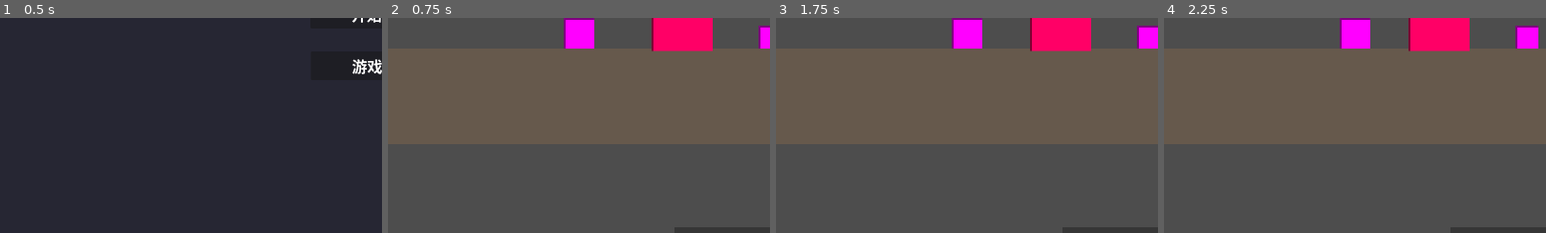
Above: before the commit, frames 1-4 (left to right).
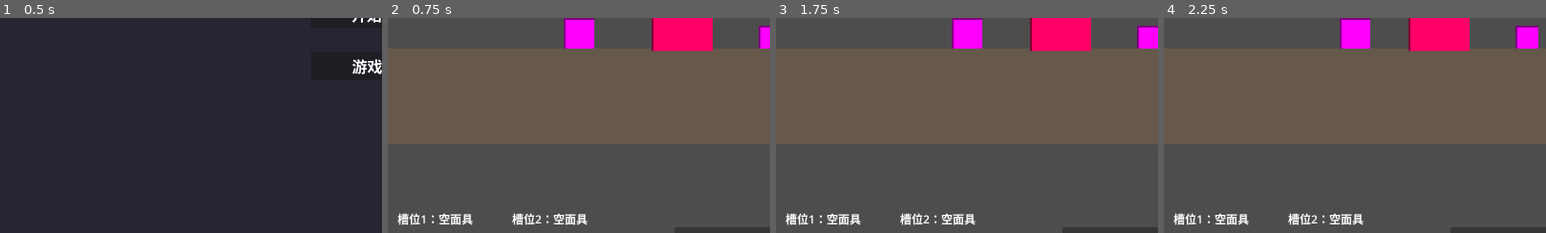
Above: after the commit, the same moments.

Repository: Lnx-Tao/GGJ2026
Game: Godot game, scene res://Scene/MainMenu.tscn
The game is run twice, just before and just after one commit, with the same random seed, the same clock (stepped at 60 frames per second) and the same inputs.
Inputs (mouse positions are % of the whole screen's width and height, from its top left):
- Up to frame 1 (0.5 s): no input
- Up to frame 2 (0.75 s): click "开始游戏" at 0.5 s
- Up to frame 3 (1.75 s): tap Enter at 1.25 s; move the mouse to (72, 45) at 1.27 s; tap 4 at 1.35 s; click (72, 45) at 1.42 s; tap Space (ui_select) at 1.52 s; tap 1 at 1.55 s
- Up to frame 4 (2.25 s): tap Space (ui_select) at 2 s; move the mouse to (30, 55) at 2.02 s; tap 1 at 2.1 s; click (30, 55) at 2.17 s
The pictures show only the part of the screen within x 0-50%, y 46-96%; the shares and areas given below are measured in that part.

Frame 1 is identical in both runs. In frame 2, 1.2% of the frame differs, in the area x 2-53%, y 90-97%; in frame 3, 1.2%; in frame 4, 1.2%.

Commit message:
鼠标使用面具，面具ui

Diff:
--- a/ggj-2026/Scene/GameWorld.tscn
+++ b/ggj-2026/Scene/GameWorld.tscn
@@ -66,6 +66,47 @@
 horizontal_alignment = 1
 vertical_alignment = 1
 
+[node name="MaskSlotUI" type="CanvasLayer" parent="."]
+
+[node name="SlotContainer" type="Control" parent="MaskSlotUI"]
+layout_mode = 3
+anchors_preset = 2
+anchor_top = 1.0
+anchor_bottom = 1.0
+offset_left = 20.0
+offset_top = -80.0
+offset_right = 500.0
+offset_bottom = -20.0
+grow_vertical = 0
+
+[node name="Slot1Label" type="Label" parent="MaskSlotUI"]
+layout_mode = 0
+offset_left = 20.0
+offset_top = 820.0
+offset_right = 240.0
+offset_bottom = 860.0
+theme_override_font_sizes/font_size = 24
+text = "槽位1：空面具"
+
+[node name="Slot2Label" type="Label" parent="MaskSlotUI"]
+layout_mode = 0
+offset_left = 260.0
+offset_top = 820.0
+offset_right = 480.0
+offset_bottom = 860.0
+theme_override_font_sizes/font_size = 24
+text = "槽位2：空面具"
+
+[node name="PrincessLabel" type="Label" parent="MaskSlotUI"]
+visible = false
+layout_mode = 0
+offset_left = 20.0
+offset_top = 865.0
+offset_right = 200.0
+offset_bottom = 895.0
+theme_override_font_sizes/font_size = 22
+text = "公主面具"
+
 [node name="Supervisor" parent="." instance=ExtResource("7_supervisor")]
 position = Vector2(2407, 427)
 
--- a/ggj-2026/Script/game_world.gd
+++ b/ggj-2026/Script/game_world.gd
@@ -2,13 +2,25 @@
 
 ## 人物在画面中的 X 位置（距左像素，400 = 中间偏左）
 const CHARACTER_SCREEN_X := 400
-## 睁眼 3 秒内若不在灯光区，怀疑值总共增加 30 格（均匀增加，3 秒内完成）
-const SUSPICION_ADD_TOTAL: float = 0.1
-const SUSPICION_EYE_DURATION: float = 3.0
-## 每秒增加量 = 30格 / 3秒（速度均匀）
-const SUSPICION_RATE_PER_SECOND: float = SUSPICION_ADD_TOTAL / SUSPICION_EYE_DURATION
+
+## 以下怀疑值参数可在检查器中直接编辑（选中 GameWorld 节点）
+@export_group("怀疑值 - 睁眼时")
+## 睁眼时长（秒），与监管者设置一致
+@export var suspicion_eye_duration: float = 3.0
+## 睁眼时「不在灯光区」：3 秒内总共增加的怀疑值（0.3 = 30%）
+@export_range(0.0, 1.0, 0.01) var suspicion_add_outside_light: float = 0.3
+## 睁眼时「在灯光下」：3 秒内涨满，此处为“满”的目标值（一般保持 1.0）
+@export_range(0.0, 1.0, 0.01) var suspicion_light_full: float = 1.0
+
+@export_group("怀疑值 - 其它")
+## 每次刺杀成功增加的怀疑值（0.25 = 25%）
+@export_range(0.0, 1.0, 0.01) var suspicion_add_assassination: float = 0.25
+## 舞者面具节奏判定失败增加的怀疑值（0.3 = 30%）
+@export_range(0.0, 1.0, 0.01) var suspicion_add_dancer_fail: float = 0.3
+
+@export_group("怀疑值 - 进度条")
 ## 进度条显示值追赶真实怀疑值的速度（越大动画越快）
-const SUSPICION_BAR_LERP_SPEED: float = 6.0
+@export var suspicion_bar_lerp_speed: float = 6.0
 
 @onready var camera: Camera2D = $Camera2D
 @onready var character: CharacterBody2D = $Character
@@ -16,6 +28,9 @@
 @onready var suspicion_bar_bg: ColorRect = $SuspicionUI/BarContainer/BarBackground
 @onready var suspicion_bar_fill: ColorRect = $SuspicionUI/BarContainer/BarFill
 @onready var game_over_label: Label = $SuspicionUI/GameOverLabel
+@onready var mask_slot_label_1: Label = $MaskSlotUI/Slot1Label
+@onready var mask_slot_label_2: Label = $MaskSlotUI/Slot2Label
+@onready var princess_label: Label = $MaskSlotUI/PrincessLabel
 
 var dancer_mask: Node = null
 var suspicion: float = 0.0
@@ -25,10 +40,9 @@
 var mask_active: String = ""
 ## 当前面具是否在警告时戴上（仅此时才具有规避监管效果）
 var mask_effective: bool = false
-## 主动面具数量（守卫+管家+舞者，总和最多 2）
-var guard_count: int = 0
-var butler_count: int = 0
-var dancer_count: int = 0
+## 主动面具槽位（"" | "guard" | "butler" | "dancer"），最多 2 个
+var slot_1: String = ""
+var slot_2: String = ""
 ## 公主面具数量（最多 1）
 var princess_count: int = 0
 ## 公主面具被动：可自动抵挡一次监管，剩余次数（= princess_count，逻辑上用 princess_charge 表示“可用次数”）
@@ -43,6 +57,7 @@
 func _ready() -> void:
 	game_over_label.visible = false
 	_update_suspicion_bar(0.0)
+	_update_mask_slot_ui()
 	var DancerMaskScript = load("res://Script/dancer_mask.gd") as GDScript
 	dancer_mask = DancerMaskScript.new()
 	add_child(dancer_mask)
@@ -51,40 +66,59 @@
 func _input(event: InputEvent) -> void:
 	if game_over:
 		return
+	# 监管者睁眼时不可使用面具；其它时候均可使用；已戴面具时不再响应
+	if supervisor.is_eye_open or mask_active != "":
+		return
+	# 鼠标左键 = 使用槽位1，鼠标右键 = 使用槽位2
+	if event is InputEventMouseButton:
+		var mb := event as InputEventMouseButton
+		if not mb.pressed:
+			return
+		if mb.button_index == MOUSE_BUTTON_LEFT:
+			_try_use_slot(1)
+			return
+		if mb.button_index == MOUSE_BUTTON_RIGHT:
+			_try_use_slot(2)
+			return
 	if not event is InputEventKey:
 		return
 	var key_event := event as InputEventKey
 	if not key_event.pressed or key_event.echo:
 		return
-	# 监管者睁眼时不可使用面具；其它时候均可使用；已戴面具时不再响应
-	if supervisor.is_eye_open or mask_active != "":
-		return
+	# 按键 1 = 槽位1，按键 2 = 槽位2
 	match key_event.keycode:
 		KEY_1, KEY_KP_1:
-			if guard_count <= 0:
-				print("没有守卫面具")
-				return
-			guard_count -= 1
-			mask_active = "guard"
-			mask_effective = supervisor.is_warning
-			character.movement_locked = true
-			print("戴上守卫面具（剩余 %d）%s" % [guard_count, "（警告时使用，生效）" if mask_effective else "（非警告时使用，本轮回避无效）"])
+			_try_use_slot(1)
 		KEY_2, KEY_KP_2:
-			if butler_count <= 0:
-				print("没有管家面具")
-				return
-			butler_count -= 1
-			mask_active = "butler"
-			mask_effective = supervisor.is_warning
-			print("戴上管家面具（剩余 %d）%s" % [butler_count, "（警告时使用，生效）" if mask_effective else "（非警告时使用，本轮回避无效）"])
-		KEY_4, KEY_KP_4:
-			if dancer_count <= 0:
-				print("没有舞者面具")
-				return
-			dancer_count -= 1
-			mask_active = "dancer"
-			mask_effective = supervisor.is_warning
-			print("戴上舞者面具（剩余 %d）%s" % [dancer_count, "（警告时使用，生效）" if mask_effective else "（非警告时使用，本轮回避无效）"])
+			_try_use_slot(2)
+
+func _try_use_slot(slot: int) -> void:
+	var s: String = slot_1 if slot == 1 else slot_2
+	if s.is_empty():
+		print("槽位%d为空" % slot)
+		return
+	mask_active = s
+	mask_effective = supervisor.is_warning
+	if slot == 1:
+		slot_1 = ""
+	else:
+		slot_2 = ""
+	_update_mask_slot_ui()
+	if mask_active == "guard":
+		character.movement_locked = true
+	print("戴上%s面具（槽位%d）%s" % [_mask_display_name(mask_active), slot, "（警告时使用，生效）" if mask_effective else "（非警告时使用，本轮回避无效）"])
+
+func _mask_display_name(mask_type_name: String) -> String:
+	match mask_type_name:
+		"guard": return "守卫"
+		"butler": return "管家"
+		"dancer": return "舞者"
+	return ""
+
+func _update_mask_slot_ui() -> void:
+	mask_slot_label_1.text = "槽位1：%s面具" % (_mask_display_name(slot_1) if slot_1 != "" else "空")
+	mask_slot_label_2.text = "槽位2：%s面具" % (_mask_display_name(slot_2) if slot_2 != "" else "空")
+	princess_label.visible = princess_count > 0
 
 func _process(delta: float) -> void:
 	if game_over:
@@ -123,14 +157,15 @@
 			print("公主面具自动抵挡一次监管")
 		if not skip_suspicion:
 			if _is_character_in_light_zone():
-				# 灯光下：3 秒内逐渐涨满，而不是瞬间满
-				var light_rate: float = 1.0 / SUSPICION_EYE_DURATION
+				# 灯光下：3 秒内逐渐涨到 suspicion_light_full
+				var light_rate: float = suspicion_light_full / suspicion_eye_duration
 				suspicion = minf(1.0, suspicion + delta * light_rate)
 			else:
-				suspicion = minf(1.0, suspicion + delta * SUSPICION_RATE_PER_SECOND)
+				var rate: float = suspicion_add_outside_light / suspicion_eye_duration
+				suspicion = minf(1.0, suspicion + delta * rate)
 
 	# 进度条动画：显示值追赶真实怀疑值
-	displayed_suspicion = lerpf(displayed_suspicion, suspicion, delta * SUSPICION_BAR_LERP_SPEED)
+	displayed_suspicion = lerpf(displayed_suspicion, suspicion, delta * suspicion_bar_lerp_speed)
 	# 后端已满时保证显示值到 1.0，避免 lerp 因浮点永远到不了 1.0 导致不触发
 	if suspicion >= 1.0:
 		displayed_suspicion = 1.0
@@ -169,17 +204,13 @@
 	character.movement_locked = false
 	_dancer_rhythm_triggered = false
 
-## 当前主动面具总数是否已达上限（2）
-func _active_mask_count() -> int:
-	return guard_count + butler_count + dancer_count
-
 ## 刺杀后能否获得该类型面具（主动最多 2，公主最多 1）
 func can_gain_mask_from_assassination(mask_type_name: String) -> bool:
 	if mask_type_name == "princess":
 		return princess_count < 1
-	return _active_mask_count() < 2
-
-## 刺杀成功：获得对应面具并增加 25% 怀疑值
+	return slot_1 == "" or slot_2 == ""
+
+## 刺杀成功：获得对应面具并增加怀疑值；槽位1空则填槽位1，否则槽位2空则填槽位2
 func add_mask_from_assassination(mask_type_name: String) -> void:
 	if mask_type_name == "princess":
 		if princess_count >= 1:
@@ -187,21 +218,19 @@
 		princess_count += 1
 		princess_charge += 1
 		print("获得公主面具（被动）")
+		_update_mask_slot_ui()
 	else:
-		if _active_mask_count() >= 2:
-			return
-		match mask_type_name:
-			"guard":
-				guard_count += 1
-				print("获得守卫面具（%d/2）" % _active_mask_count())
-			"butler":
-				butler_count += 1
-				print("获得管家面具（%d/2）" % _active_mask_count())
-			"dancer":
-				dancer_count += 1
-				print("获得舞者面具（%d/2）" % _active_mask_count())
-	suspicion = minf(1.0, suspicion + 0.1)
-	print("刺杀行为，怀疑值+10%")
+		if slot_1 != "" and slot_2 != "":
+			return
+		if slot_1 == "":
+			slot_1 = mask_type_name
+			print("获得%s面具（槽位1）" % _mask_display_name(mask_type_name))
+		else:
+			slot_2 = mask_type_name
+			print("获得%s面具（槽位2）" % _mask_display_name(mask_type_name))
+		_update_mask_slot_ui()
+	suspicion = minf(1.0, suspicion + suspicion_add_assassination)
+	print("刺杀行为，怀疑值+%.0f%%" % (suspicion_add_assassination * 100))
 
 func _on_dancer_mask_completed(result: Dictionary) -> void:
 	# 仅当本轮回避生效时（警告时戴上的舞者面具）才根据判定结果影响怀疑值
@@ -211,5 +240,5 @@
 	if success:
 		print("舞者面具判定成功，怀疑值不增加")
 	else:
-		suspicion = minf(1.0, suspicion + 0.1)
-		print("舞者面具判定失败，怀疑值+10%")
+		suspicion = minf(1.0, suspicion + suspicion_add_dancer_fail)
+		print("舞者面具判定失败，怀疑值+%.0f%%" % (suspicion_add_dancer_fail * 100))
Not shown, changed: ggj-2026/UI界面说明.md
Not shown, changed: ggj-2026/主菜单说明.md
